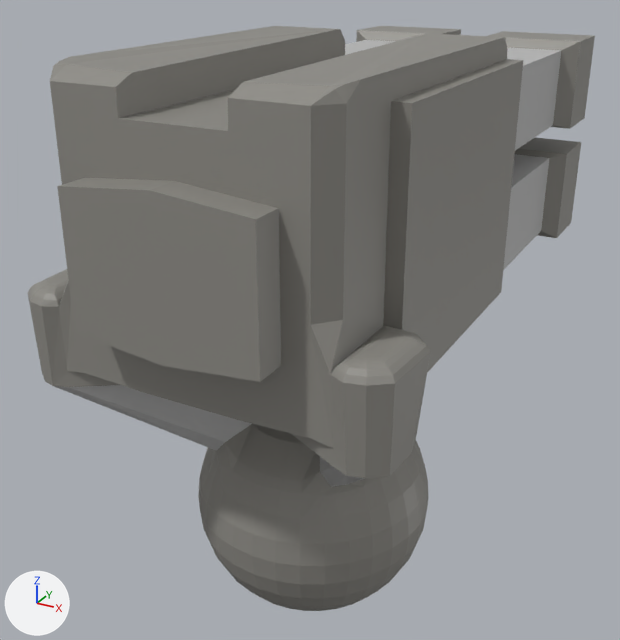
The Blender file Assets/RobotParts/LaserTurret/laserturretmodel.blend: old version first, new version second.
The view is the same before and after, from a 50 mm camera at (3.7, -6.81, 5.44) aimed at (-0.51, 0.85, 1.61). Every picture has the same lights, and +X, +Y and +Z are marked at lower left.

Before the edit, the objects in view are built like this:
```python
mat_body = principled_material('Body')
mat_body.base_color = (0.274, 0.265, 0.241)  # grey #8f8d87
me_sphere = bpy.data.meshes.new('Sphere')
me_sphere.from_pydata(...)  # 400 vertices, 366 faces; spans x -1.41..0.02, y -1.9..3.82, z -1.0..3.74
# faces by material slot: [344, 2, 20]
me_sphere.materials.append(mat_body)  # grey #8f8d87
me_sphere.materials.append(mat_blaster)  # beige #e7997e
me_sphere.materials.append(mat_pipes)  # grey #bdbdbd
ob_gun = bpy.data.objects.new('Gun', me_sphere)
ob_gun.location = (0.0, 0.0, 0.04)
ob_gun.scale = (1.23, 1.23, 1.23)
_m = ob_gun.modifiers.new('Mirror', 'MIRROR')
_m.merge_threshold = 0.066
```
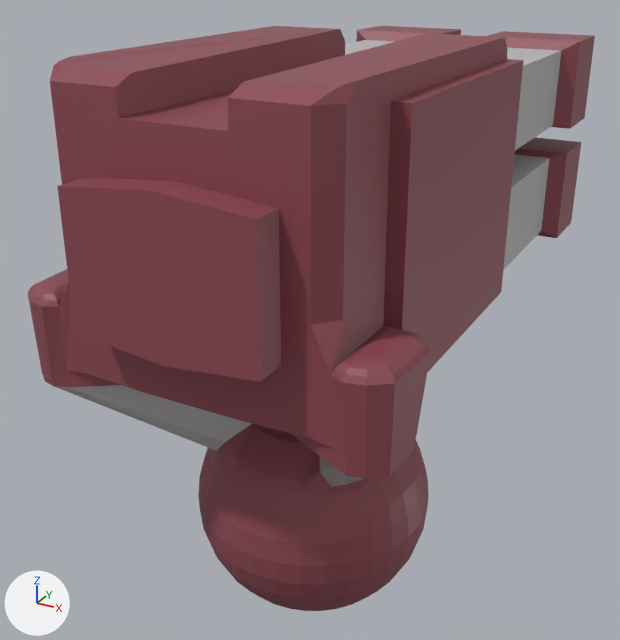
Scene script edits in JSON lines:
```json
{"op": "set", "path": "mat_body.base_color", "old": "(0.274, 0.265, 0.241)", "new": "(0.274, 0.0672, 0.0892)", "note": "grey #8f8d87 -> brown #8f4954"}
```

Location of each change, [x1, y1, x2, y2] in pixels of the pictures (620 x 640 px):
```json
{"object": "Gun", "change": "recoloured", "before": [27, 26, 595, 611], "after": [27, 26, 595, 611], "on screen": "grey to brown"}
```
